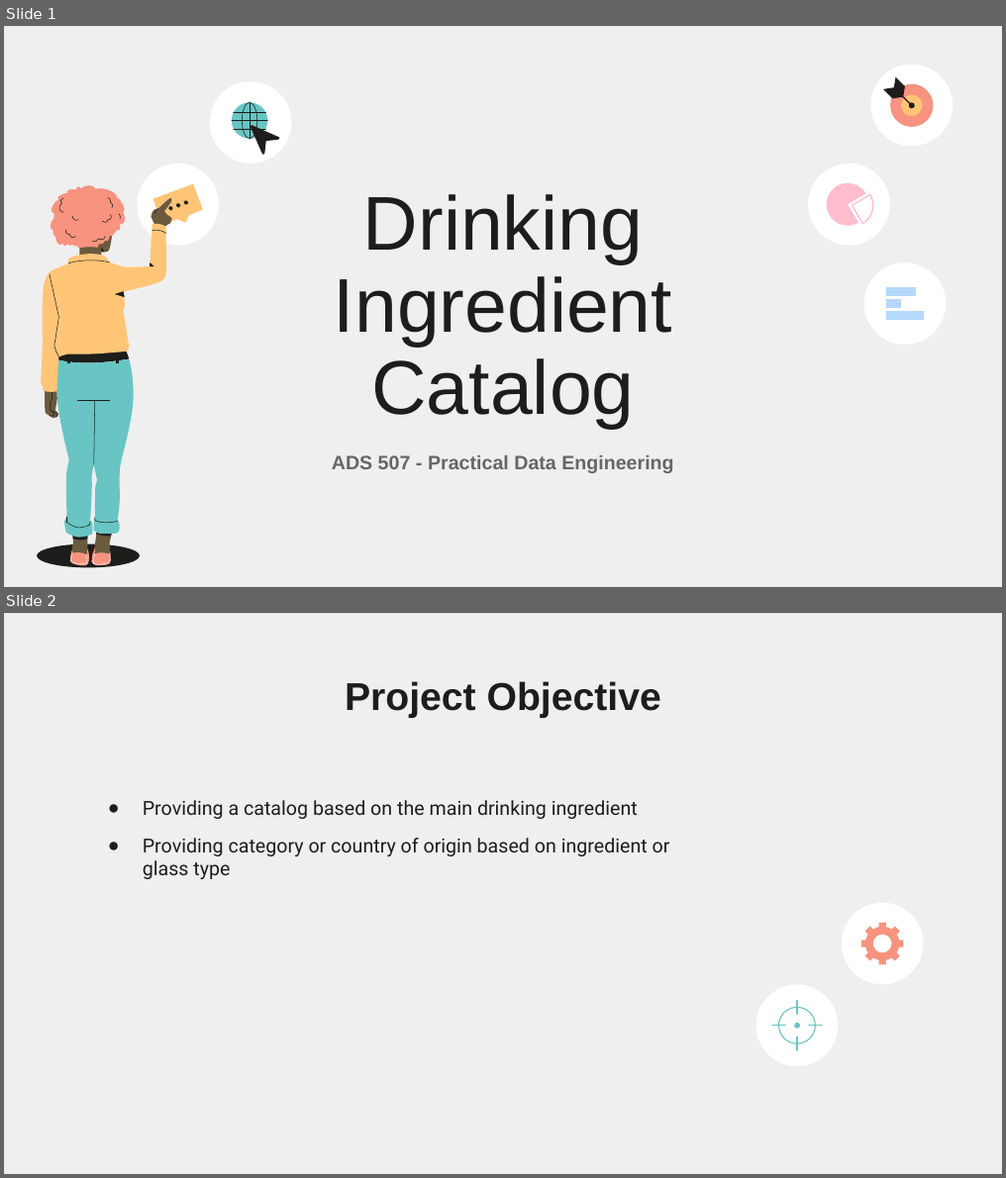
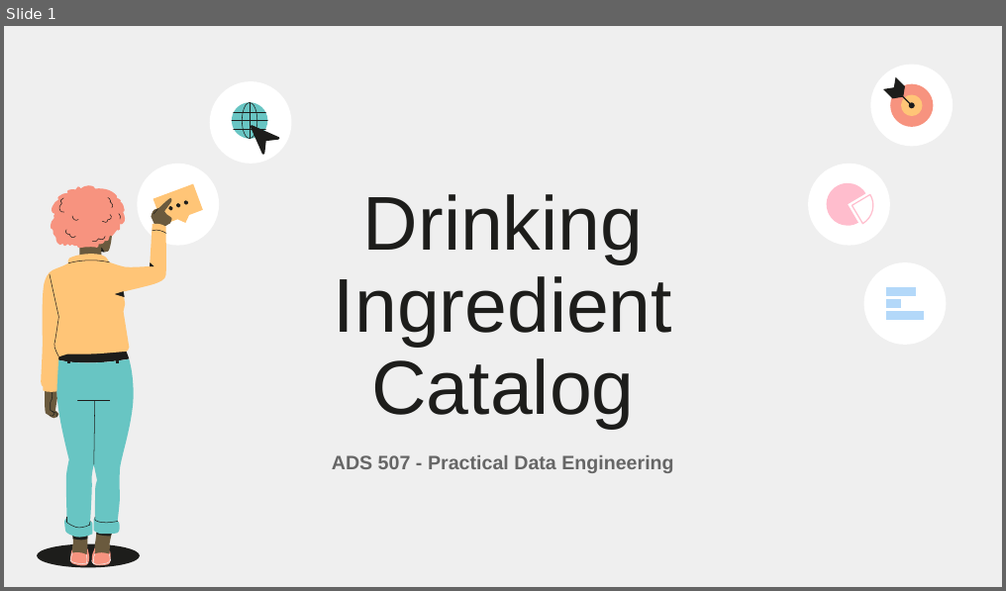
Before and after one commit to mmoran90/ADS507, a slide deck: Drinks Catalog.pptx. Shown one above the other, each under a label of ours: slides 1 and 2 before the commit, slide 1 after it. The pictures are 1006x1178 and 1006x591 pixels, drawn with LibreOffice and Linux fonts; fonts in the diff are those of the drawing. Boxes give left, top, right and bottom in pixels: in the first picture for what was removed or moved away, otherwise in the second. Text is boxed around its words. In the diff, an @@ line names an element or a change of style, - is before the commit and + after.

```diff
--- a/Drinks Catalog.pptx
+++ b/Drinks Catalog.pptx
@@ slide 2 removed at box(4, 613, 1002, 1174), background #EFEFEF @@
@@ title removed at box(345, 681, 661, 718) @@
-Project Objective
@@ text removed at box(143, 800, 670, 879) @@
-● Providing a catalog based on the main drinking ingredient
-● Providing category or country of origin based on ingredient or glass type
@@ ellipse removed at box(842, 902, 923, 984) @@
@@ freeform shape removed at box(861, 922, 903, 964) @@
@@ group removed at box(756, 985, 839, 1067): 6 freeform shapes, 1 ellipse @@
```
Also in this commit, not shown: 3 slides changed, 32 other slides removed.
